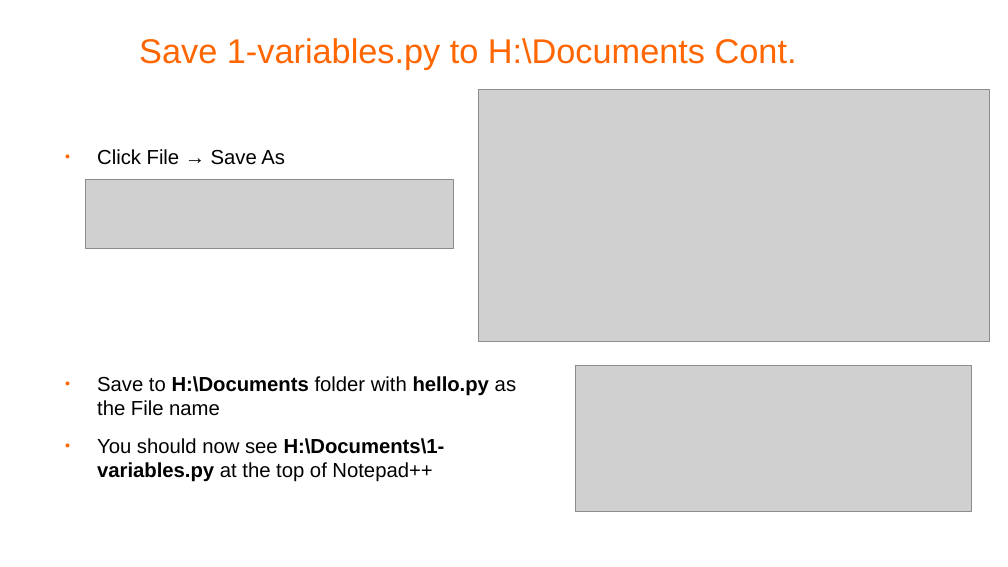
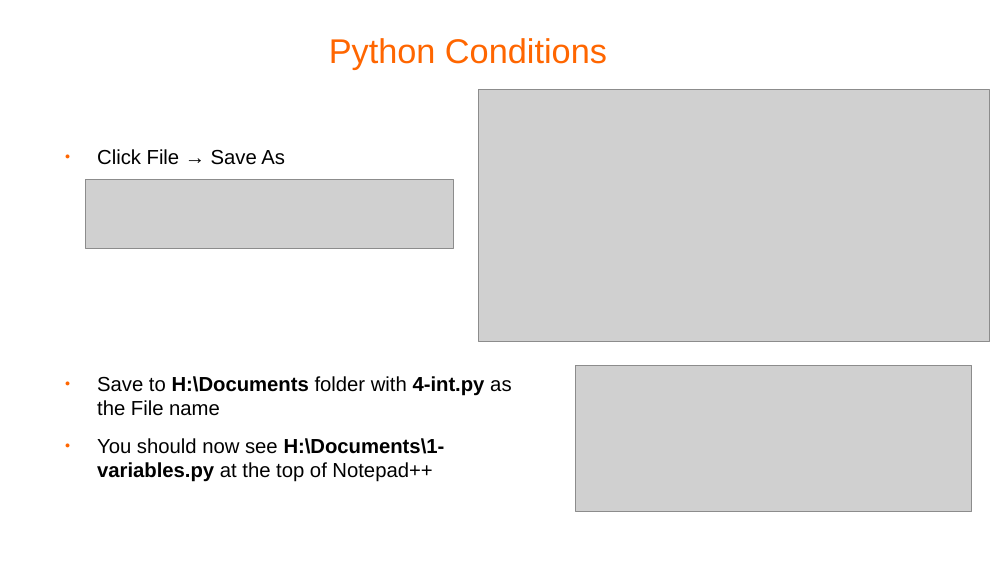
Before and after one commit to pellcorp/coding, a slide deck: slide 9 of docs/python-coding.odp (slide 10 before the commit). Drawn at 1008x567 pixels with LibreOffice and Linux fonts; fonts in the diff are those of the drawing; grey boxes stand for pictures; background and template pictures are left out. Boxes give left, top, right and bottom in pixels: in the first picture for what was removed or moved away, otherwise in the second. Text is boxed around its words. In the diff, an @@ line names an element or a change of style, - is before the commit and + after.

```diff
--- a/docs/python-coding.odp
+++ b/docs/python-coding.odp
@@ title at bbox=[329, 38, 607, 69]: text changed @@
-Save 1-variables.py to H:\Documents Cont.
+Python Conditions
@@ text at bbox=[97, 376, 511, 416]: text changed @@
-● Save to H:\Documents folder with hello.py as the File name
+● Save to H:\Documents folder with 4-int.py as the File name
```
Also in this commit, not shown: 3 other slides changed, 1 slide removed, 25 other files.
